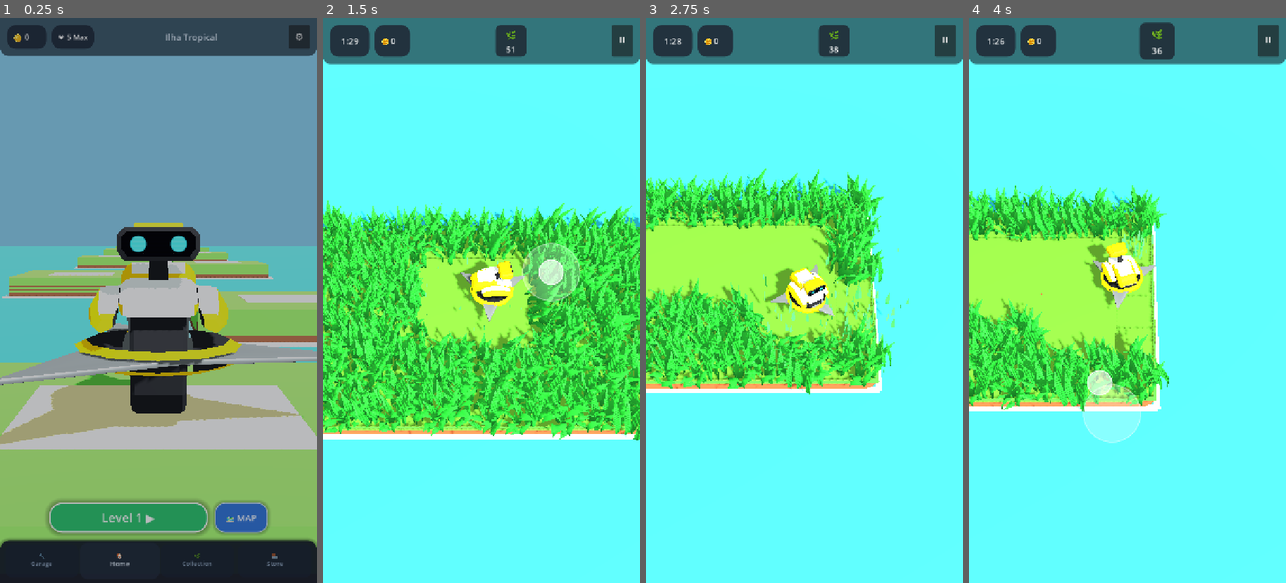
Above: before the commit, frames 1-4 (left to right).
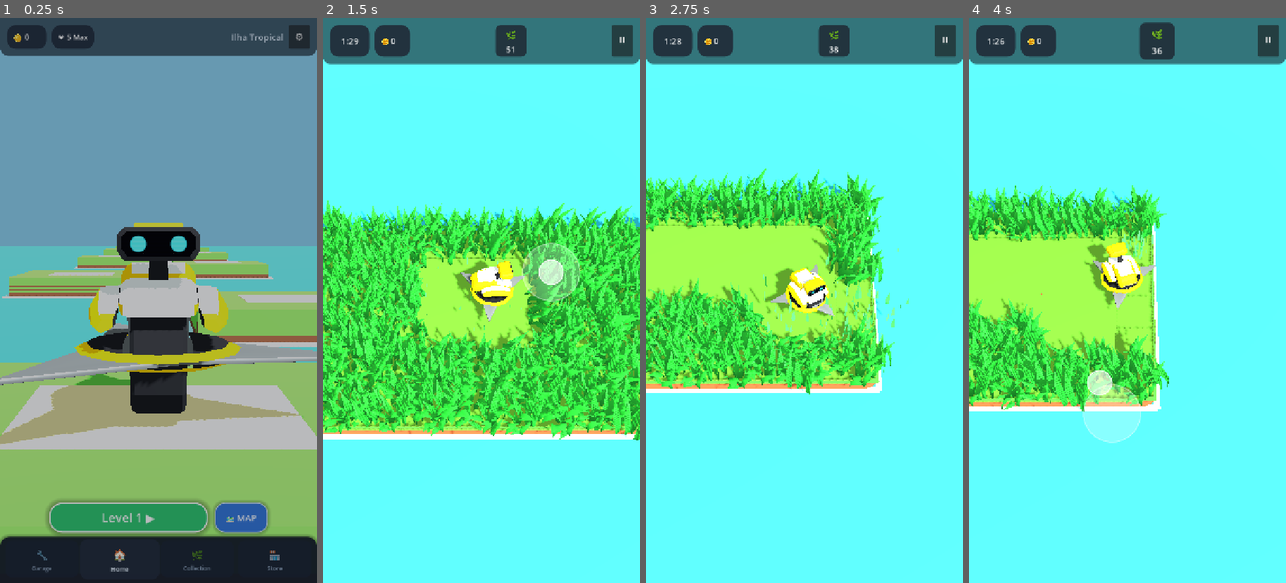
Above: after the commit, the same moments.

Repository: rogerbif/grass-cut-bot
Game: Godot game, scene res://scenes/menu/main_menu.tscn
The game is run twice, just before and just after one commit, with the same random seed, the same clock (stepped at 60 frames per second) and the same inputs.
Inputs (mouse positions are in pixels of both pictures, inside the frame that each line leads up to):
- Up to frame 1 (0.25 s): no input
- Up to frame 2 (1.5 s): click "Level 1 ▶" at 0.5 s; tap Enter at 1.25 s; move the mouse to (551, 272) at 1.27 s; hold Right (ui_right) from 1.28 s (still down); hold Alt from 1.28 s (still down); click (551, 272) at 1.42 s
- Up to frame 3 (2.75 s): release Right (ui_right) at 2 s; release Alt at 2 s; drag from (741, 328) to (788, 413) at 2.02 s
- Up to frame 4 (4 s): move the mouse to (1159, 176) at 2.77 s; hold Right (ui_right) 2.78-3.5 s; tap Z at 2.85 s; click (1159, 176) at 2.92 s; drag from (1111, 413) to (1032, 215) at 3.52 s

The runs differ from the first frame. In frame 1, 2.8% of the frame differs, in the area x 0-100%, y 2-98%; in frame 2, less than 0.1%; in frame 3, less than 0.1%; in frame 4, less than 0.1%.

Commit message:
fix(ui): alinha título à direita, amplia ícones da navbar e reduz vão da capa da lâmina

Diff:
--- a/scenes/menu/bottom_nav_bar.tscn
+++ b/scenes/menu/bottom_nav_bar.tscn
@@ -3,7 +3,7 @@
 [ext_resource type="Script" path="res://scripts/menu/bottom_nav_bar.gd" id="1_navbar"]
 
 [sub_resource type="StyleBoxFlat" id="StyleBoxFlat_bar"]
-bg_color = Color(0.08, 0.11, 0.16, 0.92)
+bg_color = Color(0.08, 0.11, 0.16, 0.94)
 corner_radius_top_left = 22
 corner_radius_top_right = 22
 content_margin_left = 12.0
@@ -28,12 +28,12 @@
 corner_radius_bottom_left = 16
 
 [node name="BottomNavBar" type="PanelContainer"]
-custom_minimum_size = Vector2(0, 96)
+custom_minimum_size = Vector2(0, 104)
 anchors_preset = 12
 anchor_top = 1.0
 anchor_right = 1.0
 anchor_bottom = 1.0
-offset_top = -96.0
+offset_top = -104.0
 grow_horizontal = 2
 grow_vertical = 0
 theme_override_styles/panel = SubResource("StyleBoxFlat_bar")
@@ -45,53 +45,141 @@
 alignment = 1
 
 [node name="BtnGarage" type="Button" parent="HBox"]
-custom_minimum_size = Vector2(0, 76)
+custom_minimum_size = Vector2(0, 84)
 layout_mode = 2
 size_flags_horizontal = 3
-pivot_offset = Vector2(80, 38)
+pivot_offset = Vector2(80, 42)
 focus_mode = 0
-theme_override_colors/font_color = Color(0.9, 0.95, 1, 1)
-theme_override_font_sizes/font_size = 14
 theme_override_styles/normal = SubResource("StyleBoxFlat_btn_normal")
 theme_override_styles/pressed = SubResource("StyleBoxFlat_btn_pressed")
-text = "🔧
-Garage"
+
+[node name="VBox" type="VBoxContainer" parent="HBox/BtnGarage"]
+layout_mode = 1
+anchors_preset = 15
+anchor_right = 1.0
+anchor_bottom = 1.0
+grow_horizontal = 2
+grow_vertical = 2
+mouse_filter = 2
+alignment = 1
+theme_override_constants/separation = 4
+
+[node name="Icon" type="Label" parent="HBox/BtnGarage/VBox"]
+layout_mode = 2
+theme_override_font_sizes/font_size = 28
+text = "🔧"
+horizontal_alignment = 1
+vertical_alignment = 1
+
+[node name="Title" type="Label" parent="HBox/BtnGarage/VBox"]
+layout_mode = 2
+theme_override_colors/font_color = Color(0.9, 0.95, 1, 1)
+theme_override_font_sizes/font_size = 13
+text = "Garage"
+horizontal_alignment = 1
+vertical_alignment = 1
 
 [node name="BtnHome" type="Button" parent="HBox"]
-custom_minimum_size = Vector2(0, 76)
+custom_minimum_size = Vector2(0, 84)
 layout_mode = 2
 size_flags_horizontal = 3
-pivot_offset = Vector2(80, 38)
+pivot_offset = Vector2(80, 42)
 focus_mode = 0
-theme_override_colors/font_color = Color(0.9, 0.95, 1, 1)
-theme_override_font_sizes/font_size = 14
 theme_override_styles/normal = SubResource("StyleBoxFlat_btn_normal")
 theme_override_styles/pressed = SubResource("StyleBoxFlat_btn_pressed")
-text = "🏠
-Home"
+
+[node name="VBox" type="VBoxContainer" parent="HBox/BtnHome"]
+layout_mode = 1
+anchors_preset = 15
+anchor_right = 1.0
+anchor_bottom = 1.0
+grow_horizontal = 2
+grow_vertical = 2
+mouse_filter = 2
+alignment = 1
+theme_override_constants/separation = 4
+
+[node name="Icon" type="Label" parent="HBox/BtnHome/VBox"]
+layout_mode = 2
+theme_override_font_sizes/font_size = 28
+text = "🏠"
+horizontal_alignment = 1
+vertical_alignment = 1
+
+[node name="Title" type="Label" parent="HBox/BtnHome/VBox"]
+layout_mode = 2
+theme_override_colors/font_color = Color(0.9, 0.95, 1, 1)
+theme_override_font_sizes/font_size = 13
+text = "Home"
+horizontal_alignment = 1
+vertical_alignment = 1
 
 [node name="BtnCollection" type="Button" parent="HBox"]
-custom_minimum_size = Vector2(0, 76)
+custom_minimum_size = Vector2(0, 84)
 layout_mode = 2
 size_flags_horizontal = 3
-pivot_offset = Vector2(80, 38)
+pivot_offset = Vector2(80, 42)
 focus_mode = 0
-theme_override_colors/font_color = Color(0.9, 0.95, 1, 1)
-theme_override_font_sizes/font_size = 14
 theme_override_styles/normal = SubResource("StyleBoxFlat_btn_normal")
 theme_override_styles/pressed = SubResource("StyleBoxFlat_btn_pressed")
-text = "🌿
-Collection"
+
+[node name="VBox" type="VBoxContainer" parent="HBox/BtnCollection"]
+layout_mode = 1
+anchors_preset = 15
+anchor_right = 1.0
+anchor_bottom = 1.0
+grow_horizontal = 2
+grow_vertical = 2
+mouse_filter = 2
+alignment = 1
+theme_override_constants/separation = 4
+
+[node name="Icon" type="Label" parent="HBox/BtnCollection/VBox"]
+layout_mode = 2
+theme_override_font_sizes/font_size = 28
+text = "🌿"
+horizontal_alignment = 1
+vertical_alignment = 1
+
+[node name="Title" type="Label" parent="HBox/BtnCollection/VBox"]
+layout_mode = 2
+theme_override_colors/font_color = Color(0.9, 0.95, 1, 1)
+theme_override_font_sizes/font_size = 13
+text = "Collection"
+horizontal_alignment = 1
+vertical_alignment = 1
 
 [node name="BtnStore" type="Button" parent="HBox"]
-custom_minimum_size = Vector2(0, 76)
+custom_minimum_size = Vector2(0, 84)
 layout_mode = 2
 size_flags_horizontal = 3
-pivot_offset = Vector2(80, 38)
+pivot_offset = Vector2(80, 42)
 focus_mode = 0
-theme_override_colors/font_color = Color(0.9, 0.95, 1, 1)
-theme_override_font_sizes/font_size = 14
 theme_override_styles/normal = SubResource("StyleBoxFlat_btn_normal")
 theme_override_styles/pressed = SubResource("StyleBoxFlat_btn_pressed")
-text = "🏪
-Store"
+
+[node name="VBox" type="VBoxContainer" parent="HBox/BtnStore"]
+layout_mode = 1
+anchors_preset = 15
+anchor_right = 1.0
+anchor_bottom = 1.0
+grow_horizontal = 2
+grow_vertical = 2
+mouse_filter = 2
+alignment = 1
+theme_override_constants/separation = 4
+
+[node name="Icon" type="Label" parent="HBox/BtnStore/VBox"]
+layout_mode = 2
+theme_override_font_sizes/font_size = 28
+text = "🏪"
+horizontal_alignment = 1
+vertical_alignment = 1
+
+[node name="Title" type="Label" parent="HBox/BtnStore/VBox"]
+layout_mode = 2
+theme_override_colors/font_color = Color(0.9, 0.95, 1, 1)
+theme_override_font_sizes/font_size = 13
+text = "Store"
+horizontal_alignment = 1
+vertical_alignment = 1
--- a/scenes/menu/main_menu.tscn
+++ b/scenes/menu/main_menu.tscn
@@ -122,14 +122,14 @@
 [node name="TitleContainer" type="HBoxContainer" parent="CanvasLayer/TopBar/HBox"]
 layout_mode = 2
 size_flags_horizontal = 3
-alignment = 1
+alignment = 2
 
 [node name="TitleLabel" type="Label" parent="CanvasLayer/TopBar/HBox/TitleContainer"]
 layout_mode = 2
 theme_override_colors/font_color = Color(0.9, 0.95, 1, 1)
 theme_override_font_sizes/font_size = 20
 text = "Ilha Tropical"
-horizontal_alignment = 1
+horizontal_alignment = 2
 vertical_alignment = 1
 
 [node name="SettingsButton" type="Button" parent="CanvasLayer/TopBar/HBox"]
Binary file changed: assets/models/grass_bot.glb
